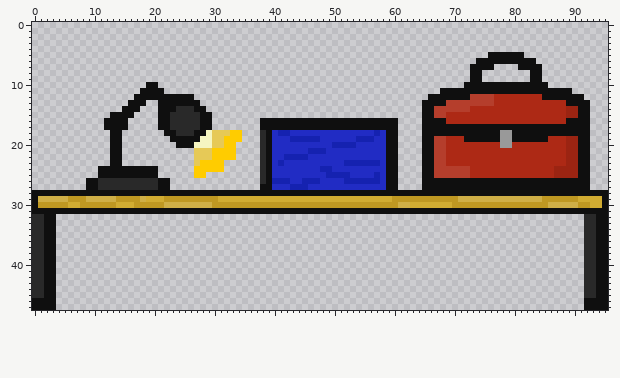
File history of a sprite sheet, Content/Items/Tiles/Upgrade/UpgradeTable.png. That is the earlier state.
The file is 96x48 pixels. Colours within 5 levels of each other are drawn and written as one.
After:
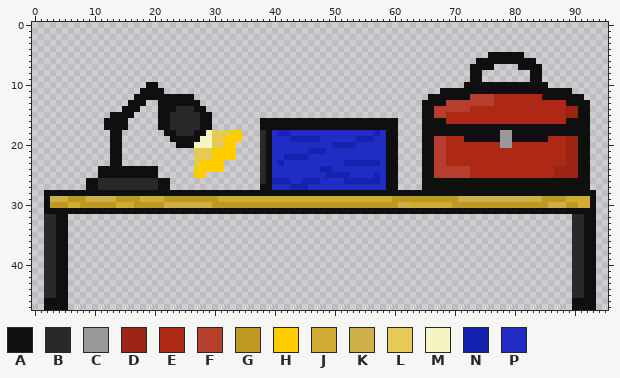
Palette (. is transparent): A #0f0f0f  B #292929  C #999999  D #9b2412  E #ad2915  F #b53e2c  G #bf9822  H #ffcc00  J #d1ac32  K #cfaf47  L #e6c957  M #f5f5c1  N #1522b0  P #212cc4
Edits made:
@@ x 0..95 @@
 27 .........AABBBBBBBBBBAA...............AAPPPNNNPPPPPPPPPPPPPAA....AAAAAAAAAAAAAAAAAAAAAAAAAAAA...
-28 AAAAAAAAAAAAAAAAAAAAAAAAAAAAAAAAAAAAAAAAAAAAAAAAAAAAAAAAAAAAAAAAAAAAAAAAAAAAAAAAAAAAAAAAAAAAAAAA
-29 AKKKKKGGGKKKKKGGGGKJJJGGGGGGGGGJJJJJJJJJJJJJJJJJJJJJJJJJJJJJGGGGGGGGGGGKKKKKKKKKKKKKKGGGGGGJJJJA
-30 AGGGGGJJGGGGGGJJJGGGGGKKKKKKKKGGGGGGGGGGGGGGGGGGGGGGGGGGGGGGGKKJJJJJJJGGGGGGGGGGGGGGGGKKKKKGGJJA
-31 AAAAAAAAAAAAAAAAAAAAAAAAAAAAAAAAAAAAAAAAAAAAAAAAAAAAAAAAAAAAAAAAAAAAAAAAAAAAAAAAAAAAAAAAAAAAAAAA
-32 BBAA........................................................................................BBAA
-33 BBAA........................................................................................BBAA
-34 BBAA........................................................................................BBAA
-35 BBAA........................................................................................BBAA
-36 BBAA........................................................................................BBAA
-37 BBAA........................................................................................BBAA
-38 BBAA........................................................................................BBAA
-39 BBAA........................................................................................BBAA
-40 BBAA........................................................................................BBAA
-41 BBAA........................................................................................BBAA
-42 BBAA........................................................................................BBAA
-43 BBAA........................................................................................BBAA
-44 BBAA........................................................................................BBAA
-45 BBAA........................................................................................BBAA
-46 AAAA........................................................................................AAAA
-47 AAAA........................................................................................AAAA
+28 ..AAAAAAAAAAAAAAAAAAAAAAAAAAAAAAAAAAAAAAAAAAAAAAAAAAAAAAAAAAAAAAAAAAAAAAAAAAAAAAAAAAAAAAAAAAAA..
+29 ..AKKKGGGKKKKKGGGGKJJJGGGGGGGGGJJJJJJJJJJJJJJJJJJJJJJJJJJJJJGGGGGGGGGGGKKKKKKKKKKKKKKGGGGJJJJA..
+30 ..AGGGJJGGGGGGJJJGGGGGKKKKKKKKGGGGGGGGGGGGGGGGGGGGGGGGGGGGGGGKKJJJJJJJGGGGGGGGGGGGGGGGKKKGGJJA..
+31 ..AAAAAAAAAAAAAAAAAAAAAAAAAAAAAAAAAAAAAAAAAAAAAAAAAAAAAAAAAAAAAAAAAAAAAAAAAAAAAAAAAAAAAAAAAAAA..
+32 ..BBAA....................................................................................BBAA..
+33 ..BBAA....................................................................................BBAA..
+34 ..BBAA....................................................................................BBAA..
+35 ..BBAA....................................................................................BBAA..
+36 ..BBAA....................................................................................BBAA..
+37 ..BBAA....................................................................................BBAA..
+38 ..BBAA....................................................................................BBAA..
+39 ..BBAA....................................................................................BBAA..
+40 ..BBAA....................................................................................BBAA..
+41 ..BBAA....................................................................................BBAA..
+42 ..BBAA....................................................................................BBAA..
+43 ..BBAA....................................................................................BBAA..
+44 ..BBAA....................................................................................BBAA..
+45 ..BBAA....................................................................................BBAA..
+46 ..AAAA....................................................................................AAAA..
+47 ..AAAA....................................................................................AAAA..
